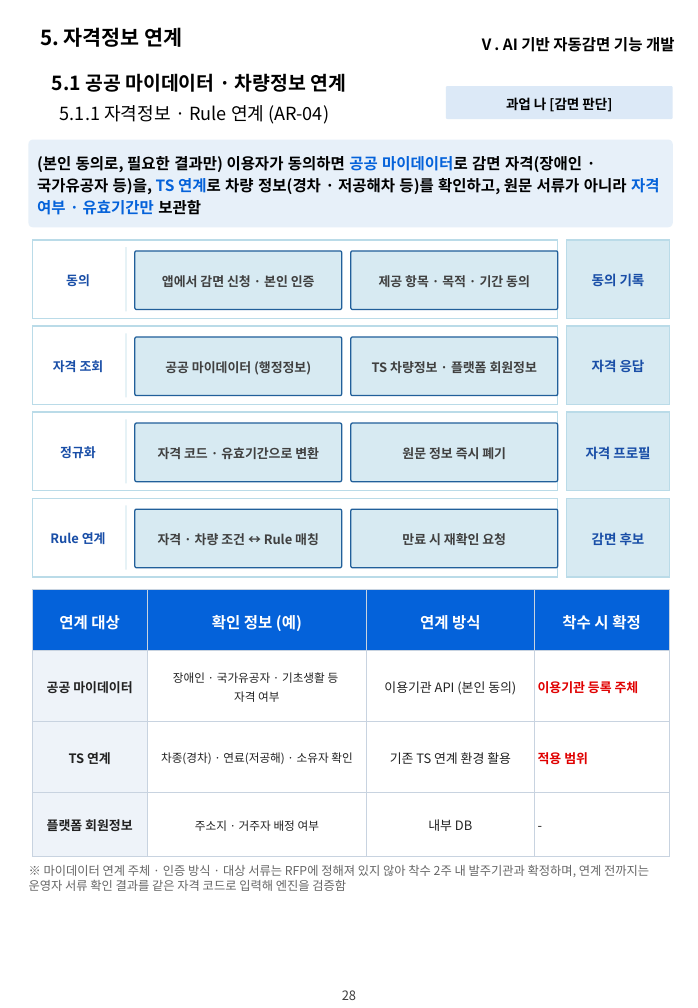
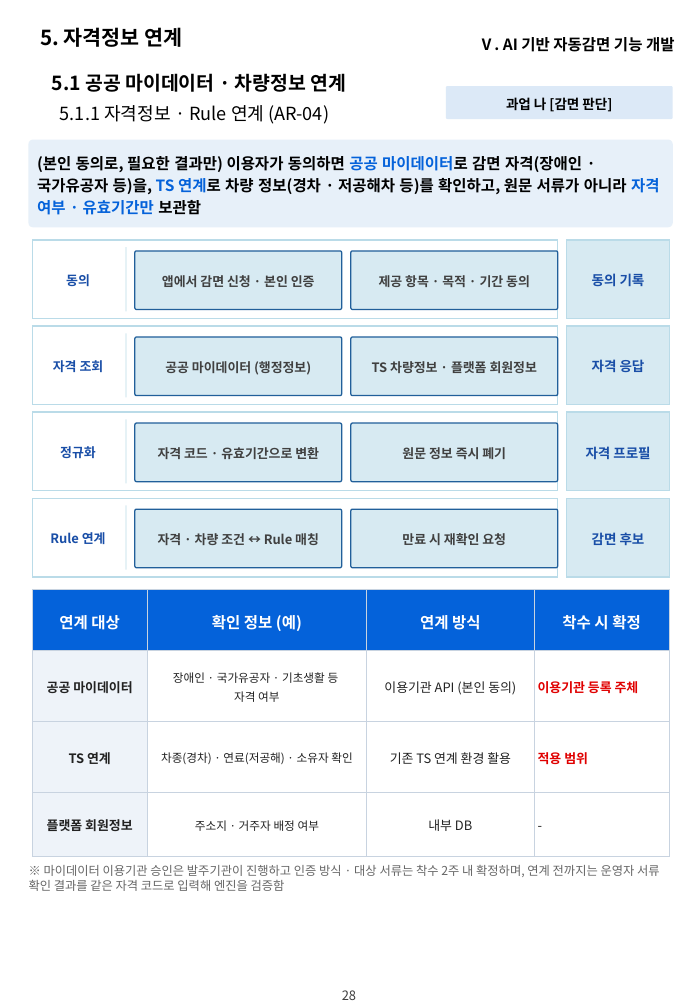
Before and after one commit to hwangsteeve-tech/hbjw, a slide deck: slide 28 of proposals/2026-11_dsit-parking-ai/dsit_proposal.pptx. Drawn at 698x1008 pixels with LibreOffice and Linux fonts; fonts in the diff are those of the drawing; background and template pictures are left out. Boxes give left, top, right and bottom in pixels: in the first picture for what was removed or moved away, otherwise in the second. Text is boxed around its words. In the diff, an @@ line names an element or a change of style, - is before the commit and + after.

```diff
--- a/proposals/2026-11_dsit-parking-ai/dsit_proposal.pptx
+++ b/proposals/2026-11_dsit-parking-ai/dsit_proposal.pptx
@@ text at [29, 865, 660, 891]: text changed @@
-※ 마이데이터 연계 주체 · 인증 방식 · 대상 서류는 RFP에 정해져 있지 않아 착수 2주 내 발주기관과 확정하며, 연계 전까지는 운영자 서류 확인 결과를 같은 자격 코드로 입력해 엔진을 검증함
+※ 마이데이터 이용기관 승인은 발주기관이 진행하고 인증 방식 · 대상 서류는 착수 2주 내 확정하며, 연계 전까지는 운영자 서류 확인 결과를 같은 자격 코드로 입력해 엔진을 검증함
```
Also in this commit, not shown: 3 other slides changed, 6 other files.
